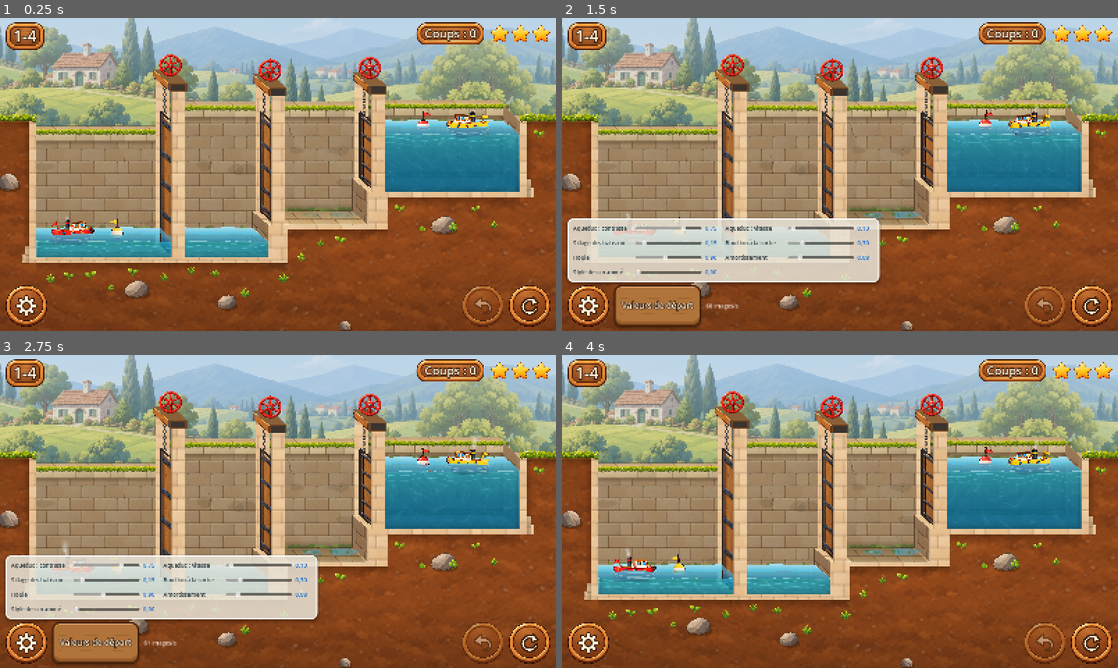
Above: before the commit, frames 1-4 (two rows, left to right).
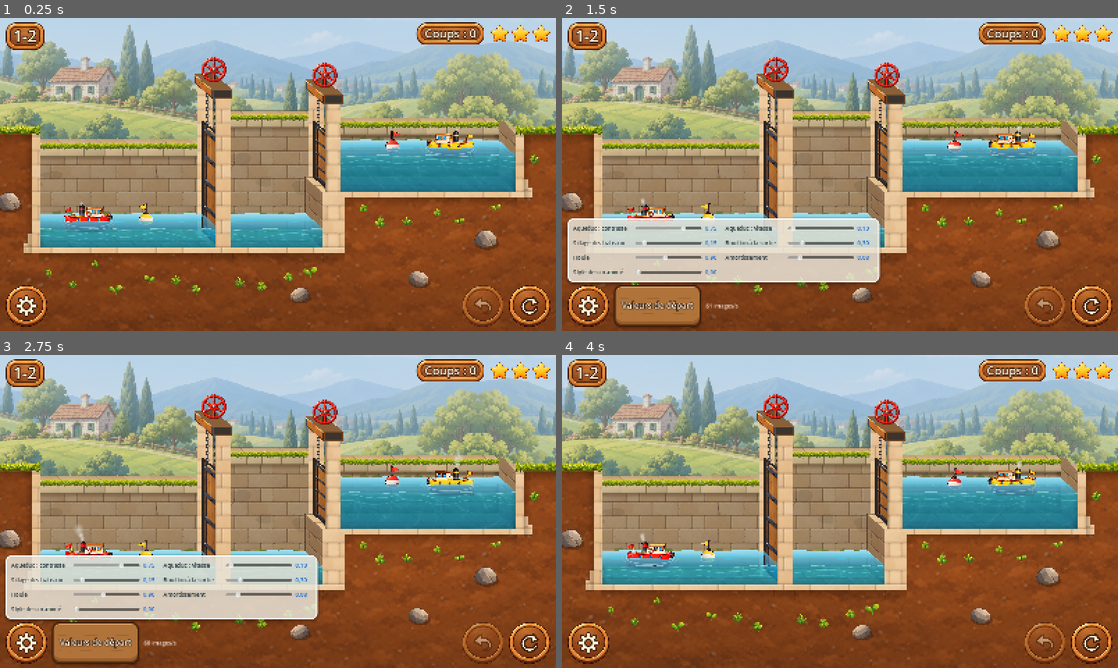
Above: after the commit, the same moments.

Repository: VincentDebaty/station
Game: Godot game, scene res://principal.tscn
Two runs of this game, one before a commit and one after it. Both use one fixed random seed, a clock stepped at 60 frames per second and the inputs below.
Inputs (mouse positions are in pixels of both pictures, inside the frame that each line leads up to):
- Up to frame 1 (0.25 s): no input
- Up to frame 2 (1.5 s): click (1090, 305) at 0.5 s; click (589, 305) at 1.25 s
- Up to frame 3 (2.75 s): click "Valeurs de départ" at 2 s
- Up to frame 4 (4 s): click (1090, 642) at 2.75 s; click (589, 642) at 3.52 s

The runs differ from the first frame. In frame 1, 47% of the frame differs, in the area x 0-100%, y 0-100%; in frame 2, 41%; in frame 3, 41%; in frame 4, 47%.

Commit message:
Écluses s'ouvre sur le 1-2, pour vérifier sur l'iPhone que le banc visuel n'a rien changé
Le rendu est désormais réglé sur la cadence de l'iPhone (120 images/s) : à
cette cadence, l'eau du 1-2 doit être exactement celle que Vincent a validée.
Posé sur l'iPhone par tools/ios-ecluses.sh, installation et lancement réussis.

Co-Authored-By: Claude Opus 5.5 <noreply@anthropic.com>

Diff:
--- a/prototypes/ecluses-godot/principal.gd
+++ b/prototypes/ecluses-godot/principal.gd
@@ -83,7 +83,7 @@
 # Le niveau sur lequel le jeu s'ouvre : celui qu'on est en train d'essayer
 # (Vincent, 7 octobre 2026 : « quand tu déploies sur l'iPhone, tu proposes le
 # nouveau niveau à chaque fois »). À changer à chaque nouveauté.
-const NIVEAU_EN_TEST := "1-4"
+const NIVEAU_EN_TEST := "1-2"
 
 # Les réglages de test (ECLUSES_DEMO, ECLUSES_NIVEAU…) : les variables
 # d'environnement sur le Mac ; sur un téléphone, où on ne peut pas en poser,
